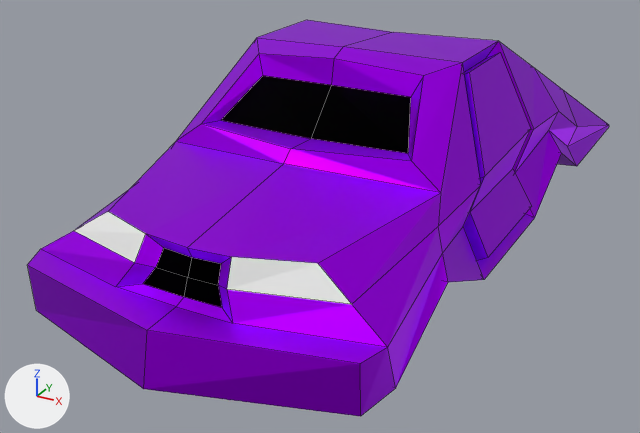
Two versions of the Blender file Meshes/RampCar.blend, one commit apart.
Camera for both pictures: a camera (50 mm lens) standing at (9.26, -21.03, 8.69) and looking at (-0.97, -2.43, -0.61). The axes (+X, +Y, +Z) are drawn at lower left. The lights are the same throughout. The older version comes first. Mesh edges are drawn as thin lines.

The older version as bpy lines, for what is in view:
```python
me_cube = bpy.data.meshes.new('Cube')
me_cube.from_pydata(...)  # 122 vertices, 118 faces; spans x -1.0..1.0, y -1.08..1.25, z -1.11..7.69
# faces by material slot: [110, 6, 2]
me_cube.materials.append(mat_body)  # purple #b000ff
me_cube.materials.append(mat_window)  # black #000000
me_cube.materials.append(mat_glass)  # white #e7e7e7
ob_cube = bpy.data.objects.new('Cube', me_cube)
ob_cube.location = (0.0, 0.0, 0.0)
ob_cube.scale = (4.01, -8.66, 0.532)
```
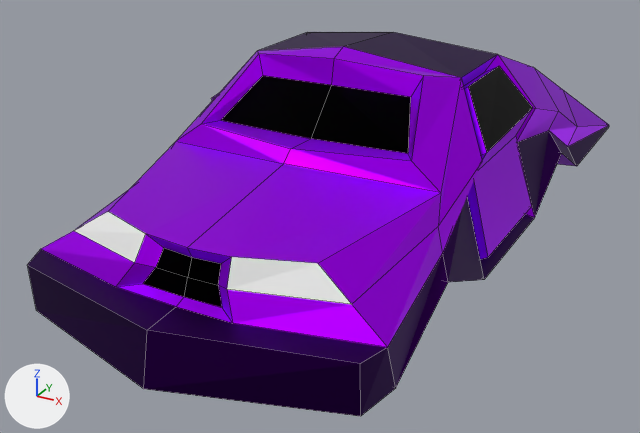
Location of each change, [x1, y1, x2, y2] in pixels of the pictures (640 x 433 px; the box of a moved part takes in the faces that stretch with it):
'Cube', reshaped: before [27, 20, 609, 416]; after [27, 32, 609, 416]
part 1 of me_cube, moved or reshaped: before [176, 20, 562, 282]; after [177, 32, 562, 282]
part 2 of me_cube, recoloured: before [469, 53, 531, 176]; after [468, 66, 533, 152]
part 3 of me_cube, recoloured: before [27, 20, 609, 416]; after [27, 32, 609, 416]

The edits, one by one:
Material 'Bamper' (mat_bamper) is new.
Its base color is (0.0325, 0.000119, 0.0885) (dark purple #330054).
Its metallic is 1.0.
me_cube is used by ob_cube; location (0.0, 0.0, 0.0); scale (4.01, -8.66, 0.532).
me_cube had 122 vertices, 118 faces and spanned x -1.0..1.0, y -1.08..1.25, z -1.11..7.69.
me_cube now has 138 vertices, 134 faces and spans x -1.0..1.0, y -1.08..1.25, z -1.11..7.69.
Part 1, on me_cube:
3 faces are deleted.
6 vertices in x -0.67..0.7, y 0.0..0.29, z 6.95..7.36 move by (0.0, 0.0, -0.62).
6 vertices in x -0.91..0.91, y -0.04..0.39, z 2.8..3.39 move by (0.0, 0.0, 1.02).
4 vertices in x -0.83..0.83, y 0.0..0.42, z 0.99 move by (0.0, 0.0, 1.65).
4 vertices in x 0.76..0.85, y 0.03..0.39, z 1.11..1.48 move by (0.0, 0.0, 1.64).
4 vertices move from x -0.91..0.91, y 0.03..0.42, z 2.96..6.58 to x -0.91..0.91, y 0.03..0.42, z 3.99..5.95.
16 vertices are added at x -0.97..-0.64, y 0.0..0.42, z -0.36..6.05.
17 new faces join them, mat_body (purple #b000ff).
1 new face joins them, mat_bamper (dark purple #330054).
1 new face joins them, mat_window (black #000000).
me_cube part 2: 1 face spanning x 0.7..0.91, y 0.0..0.39, z 4.19..6.33 switches from mat_body (purple #b000ff) to mat_window (black #000000).
me_cube part 3: 25 faces spanning x -1.0..1.0, y -1.08..1.25, z -1.11..7.69 switch from mat_body (purple #b000ff) to mat_bamper (dark purple #330054).
